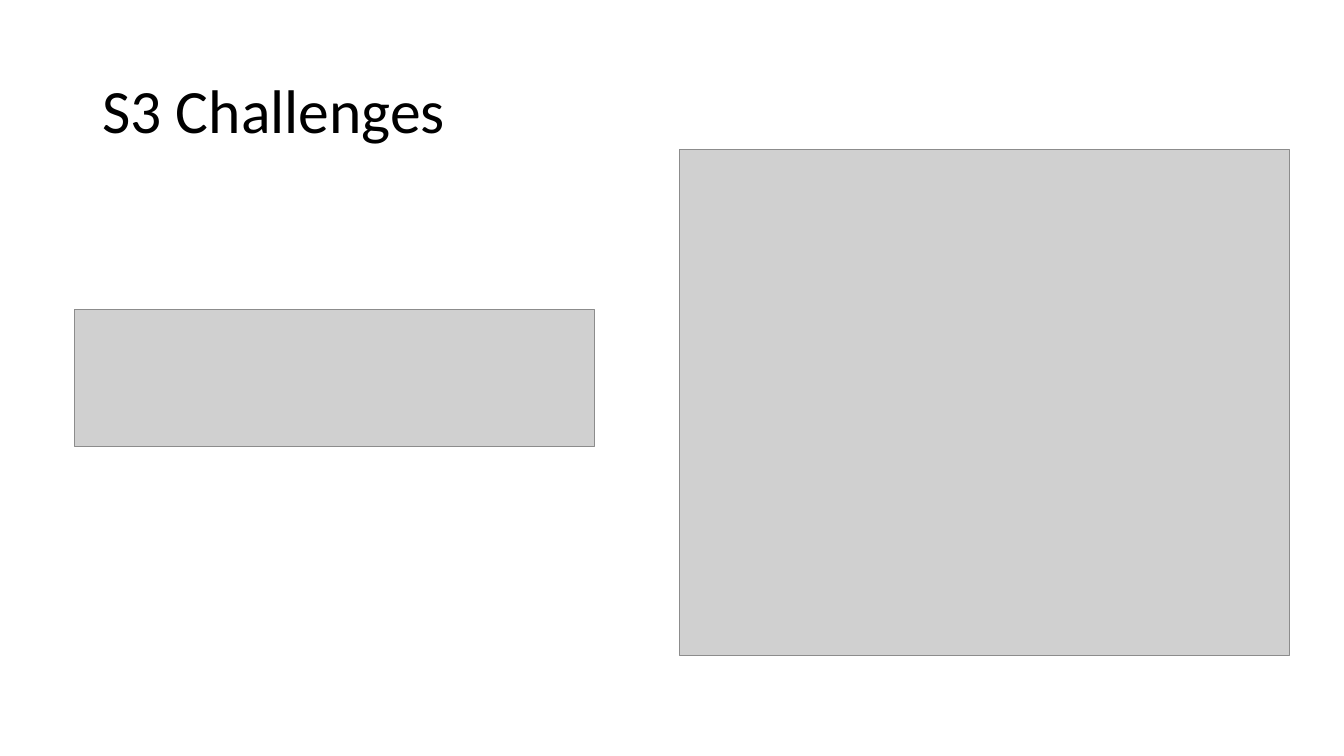
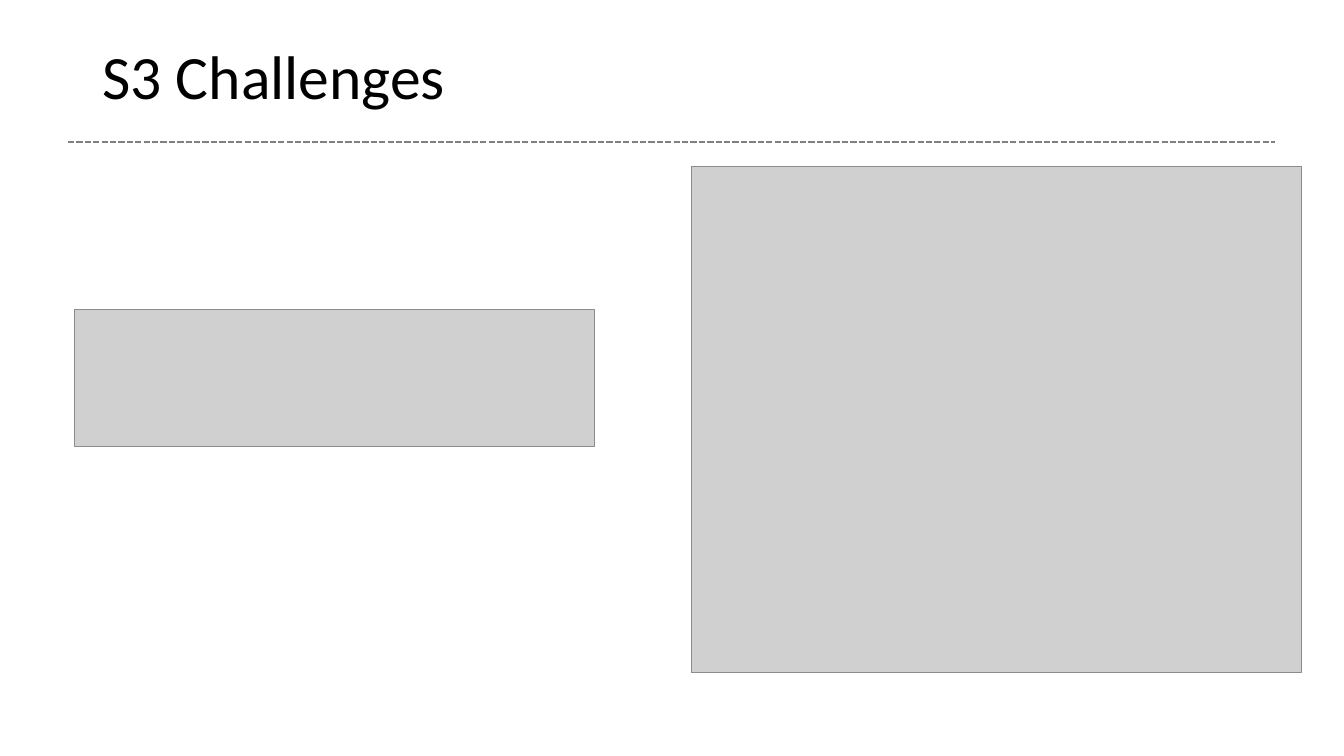
Before and after one commit to glenntu15/BuildVoterDatabase, a slide deck: slide 18 of Proj_presentation.pptx (slide 16 before the commit). Drawn at 1344x756 pixels with LibreOffice and Linux fonts; fonts in the diff are those of the drawing; grey boxes stand for pictures. Boxes give left, top, right and bottom in pixels: in the first picture for what was removed or moved away, otherwise in the second. Text is boxed around its words. In the diff, an @@ line names an element or a change of style, - is before the commit and + after.

```diff
--- a/Proj_presentation.pptx
+++ b/Proj_presentation.pptx
@@ title "S3 Challenges": place and size @@
-title "S3 Challenges" at (102, 90, 445, 144)
+title "S3 Challenges" at (102, 56, 445, 110)
@@ line added from (68, 142) to (1275, 142), #808080 1.5 pt dashed @@
@@ picture: place and size @@
-picture at (680, 149, 1290, 655)
+picture at (692, 166, 1302, 673)
```
Also in this commit, not shown: 5 other slides changed, 4 slides added, 1 slide removed.
